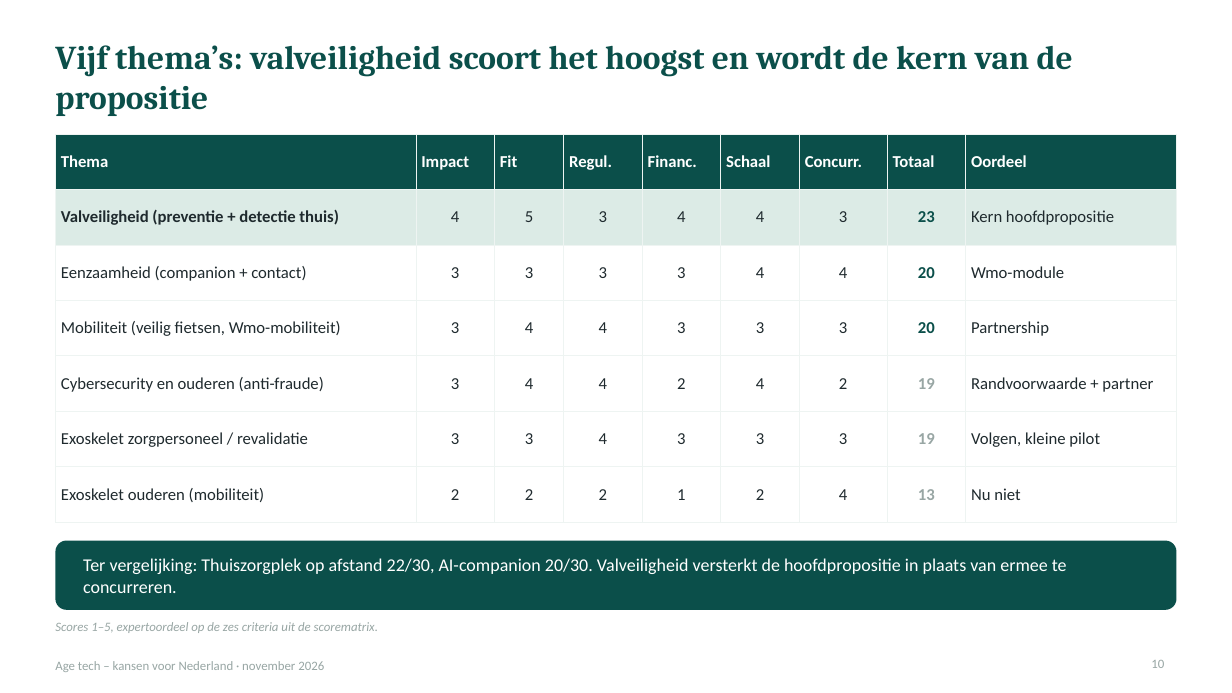
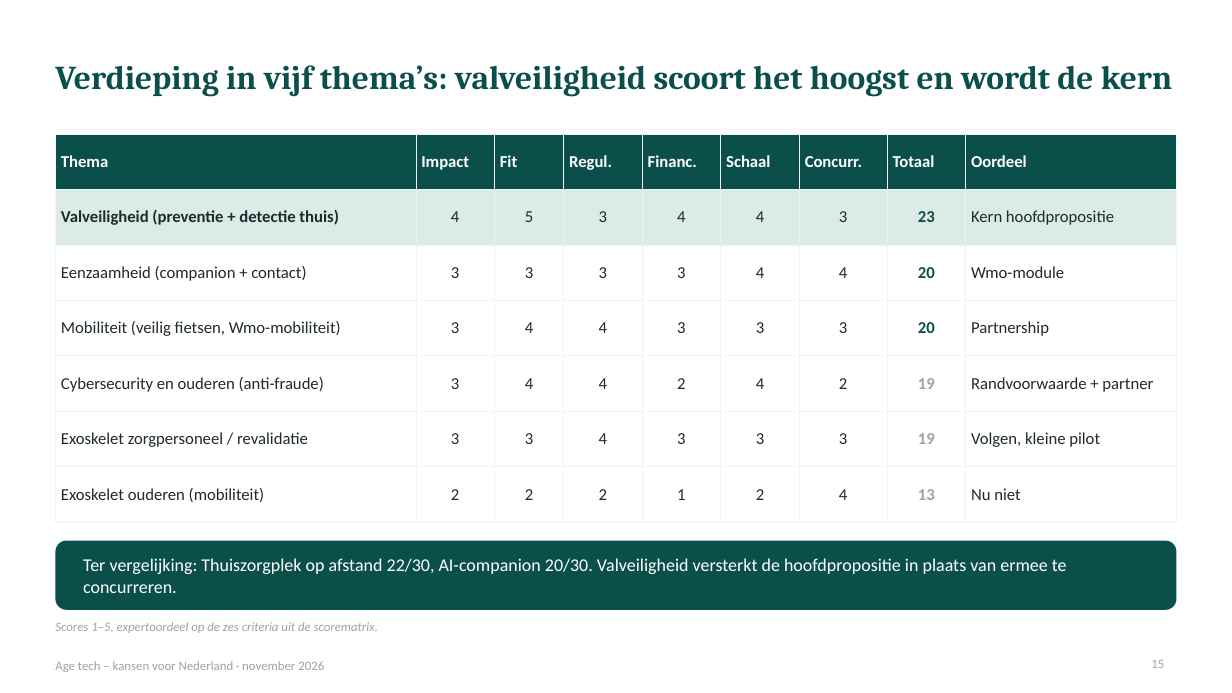
Before and after one commit to robruijn/Four-Seasons-Rome-2026, a slide deck: slide 15 of AgeTech_kansen_Nederland.pptx (slide 10 before the commit). Drawn at 1232x693 pixels with LibreOffice and Linux fonts; fonts in the diff are those of the drawing. Boxes give left, top, right and bottom in pixels: in the first picture for what was removed or moved away, otherwise in the second. Text is boxed around its words. In the diff, an @@ line names an element or a change of style, - is before the commit and + after.

```diff
--- a/AgeTech_kansen_Nederland.pptx
+++ b/AgeTech_kansen_Nederland.pptx
@@ title at [55, 65, 1173, 97]: text changed @@
-Vijf thema’s: valveiligheid scoort het hoogst en wordt de kern van de propositie
+Verdieping in vijf thema’s: valveiligheid scoort het hoogst en wordt de kern
@@ page number at [1151, 660, 1164, 668]: text changed @@
-10
+15
```
Also in this commit, not shown: 13 other slides changed, 1 slide added.
